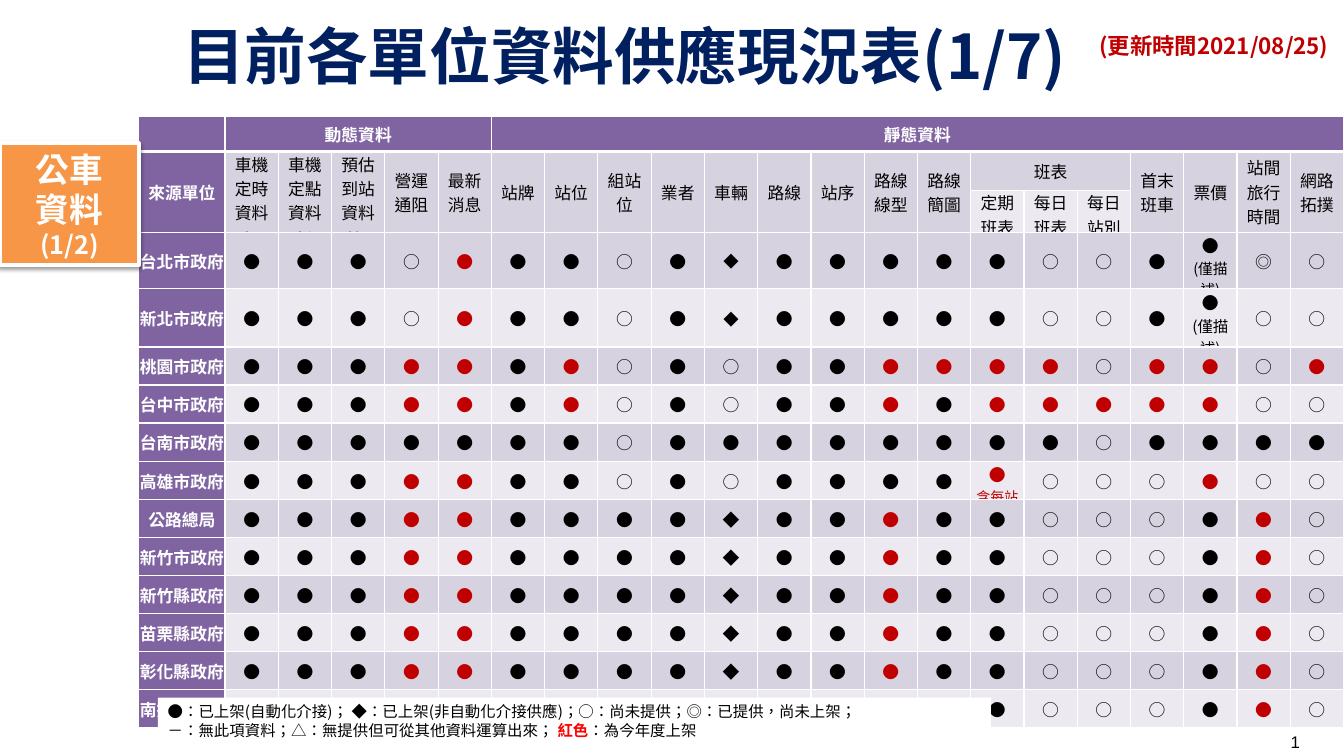
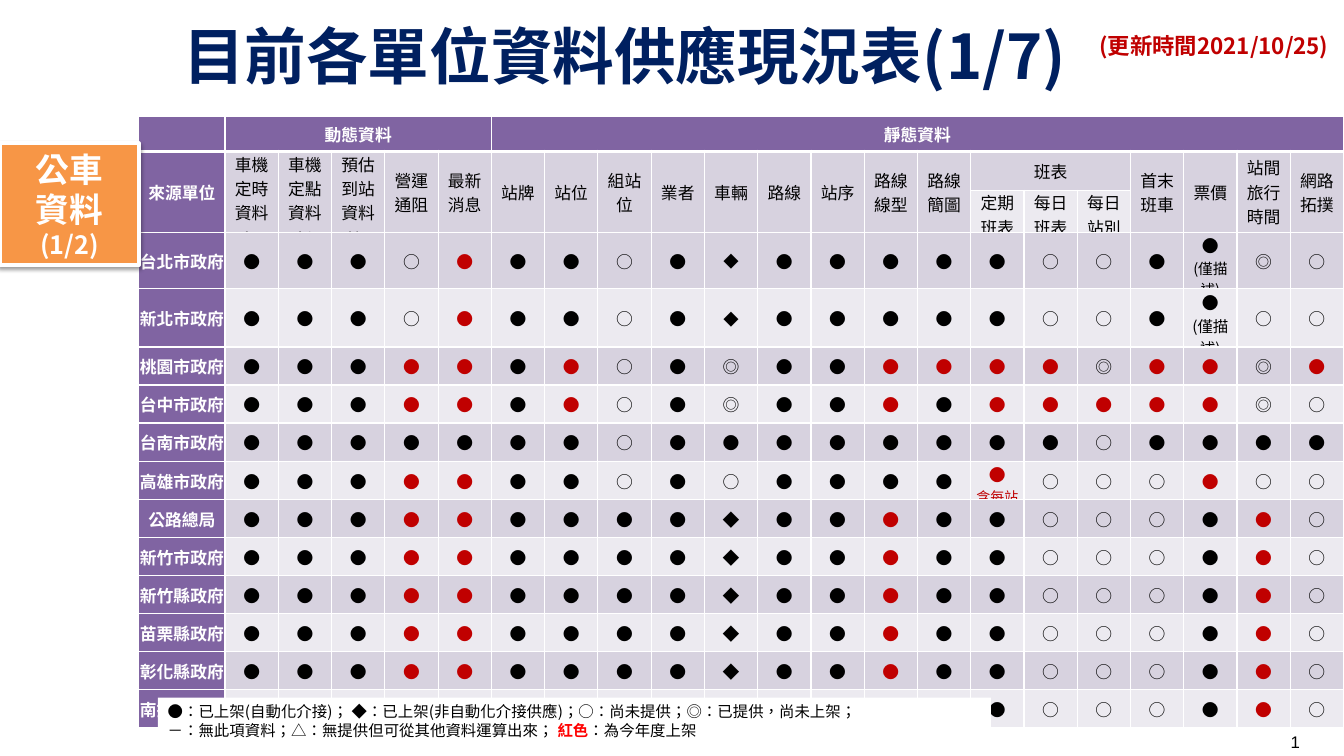
Before and after one commit to ptxmotc/data-provide-status, a slide deck: slide 1 of 各單位資料供應現況表.pptx. Drawn at 1344x756 pixels with LibreOffice and Linux fonts; fonts in the diff are those of the drawing; background and template pictures are left out. Boxes give left, top, right and bottom in pixels: in the first picture for what was removed or moved away, otherwise in the second. Text is boxed around its words. In the diff, an @@ line names an element or a change of style, - is before the commit and + after.

```diff
--- a/各單位資料供應現況表.pptx
+++ b/各單位資料供應現況表.pptx
@@ text at bbox=[1100, 35, 1329, 59]: text changed @@
-(更新時間2021/08/25)
+(更新時間2021/10/25)
@@ table at bbox=[139, 117, 1344, 725] @@
-row 6: 桃園市政府 | ● | ● | ● | ● | ● | ● | ● | ○ | ● | ○ | ● | ● | ● | ● | ● | ● | ○ | ● | ● | ○ | ●
+row 6: 桃園市政府 | ● | ● | ● | ● | ● | ● | ● | ○ | ● | ◎ | ● | ● | ● | ● | ● | ● | ◎ | ● | ● | ◎ | ●
-row 7, column 11: ○
+row 7, column 11: ◎
-row 7, column 21: ○
+row 7, column 21: ◎
```
Also in this commit, not shown: 8 other slides changed, 1 other file.
